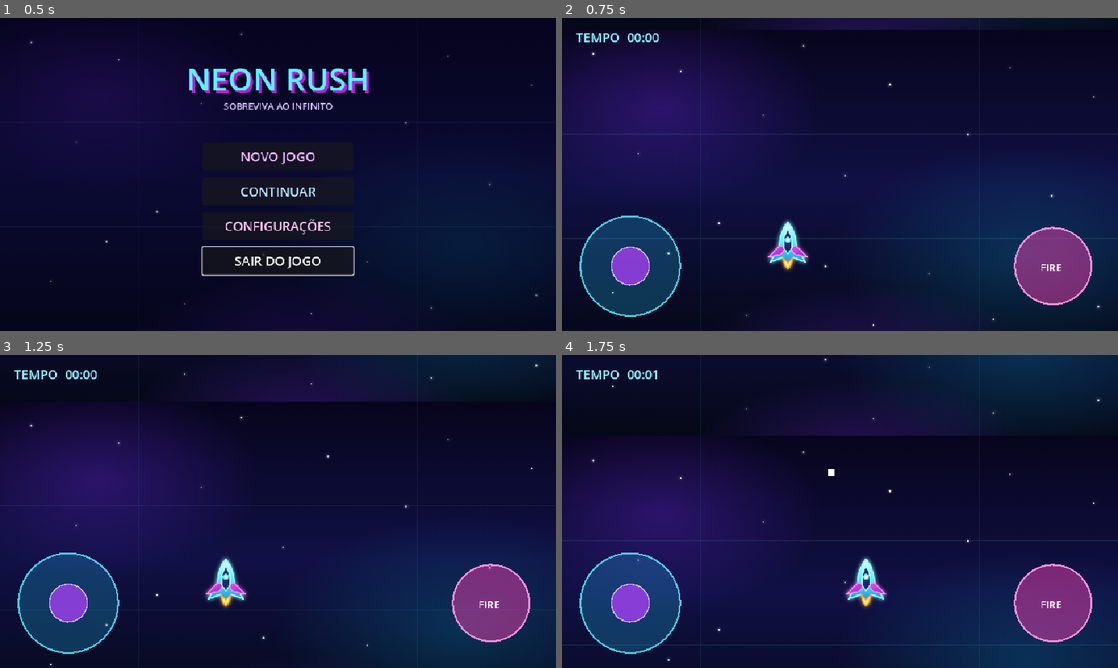
Above: before the commit, frames 1-4 (two rows, left to right).
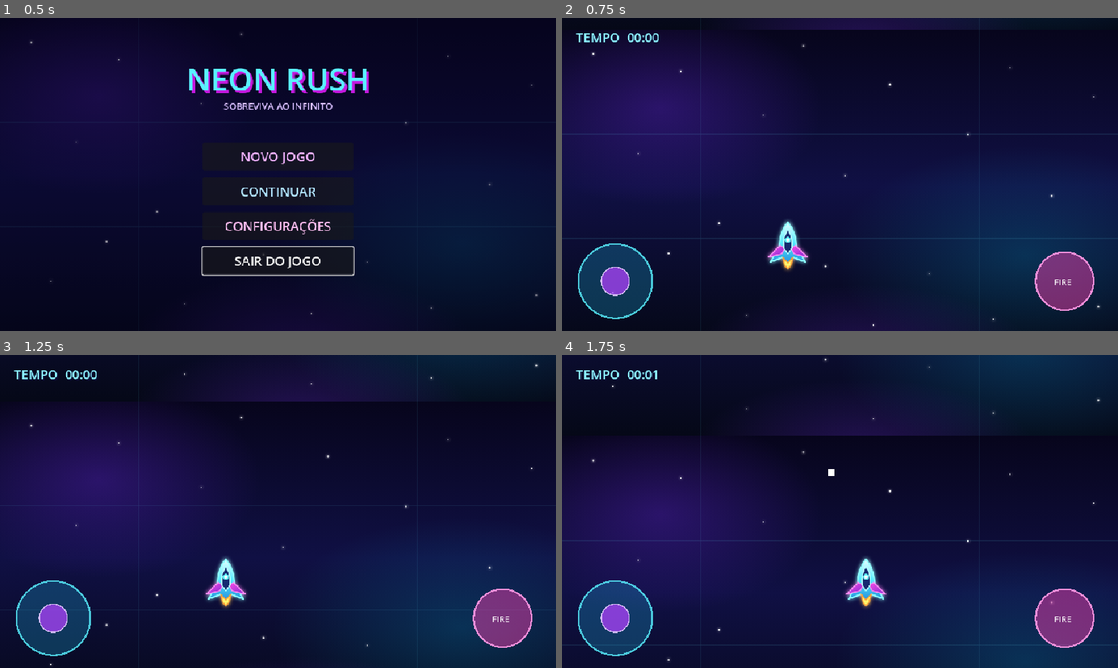
Above: after the commit, the same moments.

Repository: Jhon-Lops/neon-rush-asteroids
Game: Godot game, scene res://MainMenu.tscn
The game is run twice, just before and just after one commit, with the same random seed, the same clock (stepped at 60 frames per second) and the same inputs. Sound files missing from this copy of the repository are replaced by a short silence.
Inputs (mouse positions are in pixels of both pictures, inside the frame that each line leads up to):
- Up to frame 1 (0.5 s): no input
- Up to frame 2 (0.75 s): click "NOVO JOGO" at 0.5 s
- Up to frame 3 (1.25 s): no input
- Up to frame 4 (1.75 s): move the mouse to (962, 495) at 1.27 s; hold Right (ui_right) from 1.28 s (still down); click (962, 495) at 1.42 s; tap Space at 1.52 s

Frame 1 is identical in both runs. In frame 2, 5.5% of the frame differs, in the area x 2-96%, y 63-97%; in frame 3, 5.5%; in frame 4, 5.5%.

Commit message:
Reduce mobile control button sizes
Co-authored-by: Copilot <223556219+Copilot@users.noreply.github.com>

Diff:
--- a/mobile_controls.gd
+++ b/mobile_controls.gd
@@ -30,11 +30,11 @@
 
 func _update_layout() -> void:
 	var size := get_viewport_rect().size
-	var scale_factor := clampf(minf(size.x / 960.0, size.y / 540.0), 0.75, 1.5)
-	joystick_radius = 86.0 * scale_factor
-	shoot_radius = 66.0 * scale_factor
-	joystick_center = Vector2(118.0 * scale_factor, size.y - 112.0 * scale_factor)
-	shoot_center = Vector2(size.x - 112.0 * scale_factor, size.y - 112.0 * scale_factor)
+	var scale_factor := clampf(minf(size.x / 960.0, size.y / 540.0), 0.65, 1.25)
+	joystick_radius = 64.0 * scale_factor
+	shoot_radius = 50.0 * scale_factor
+	joystick_center = Vector2(92.0 * scale_factor, size.y - 86.0 * scale_factor)
+	shoot_center = Vector2(size.x - 92.0 * scale_factor, size.y - 86.0 * scale_factor)
 	joystick_knob = joystick_center + movement * joystick_radius * 0.65
 
 func _input(event: InputEvent) -> void:
@@ -126,4 +126,4 @@
 
 	draw_circle(shoot_center, shoot_radius, shoot_color)
 	draw_arc(shoot_center, shoot_radius, 0.0, TAU, 48, Color(1.0, 0.6, 0.9, 0.9), 3.0)
-	draw_string(ThemeDB.fallback_font, shoot_center - Vector2(22.0, -9.0), "FIRE", HORIZONTAL_ALIGNMENT_LEFT, -1.0, 18, Color.WHITE)
+	draw_string(ThemeDB.fallback_font, shoot_center - Vector2(18.0, -7.0), "FIRE", HORIZONTAL_ALIGNMENT_LEFT, -1.0, 14, Color.WHITE)
Not shown, changed: html.zip
